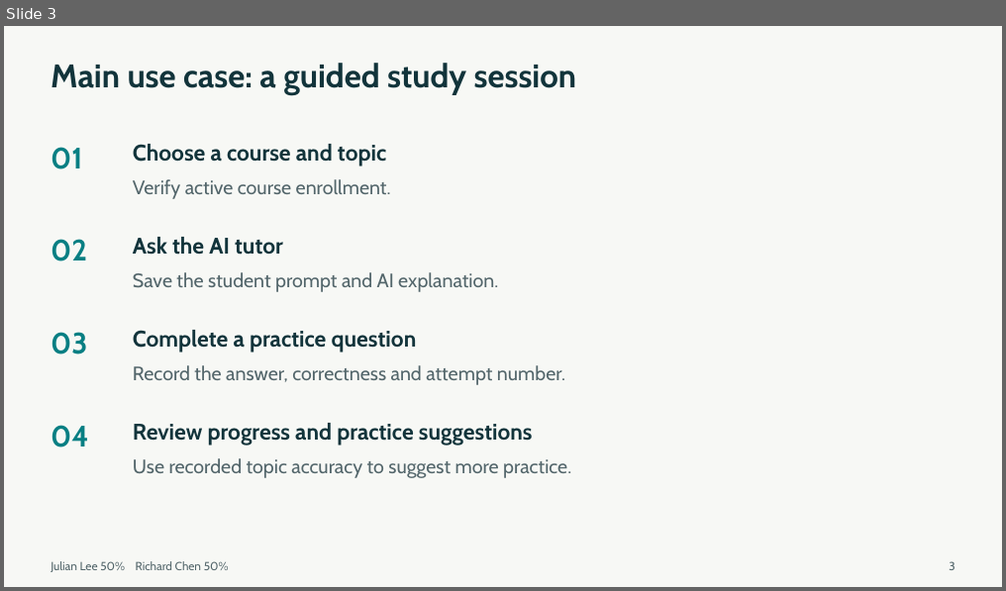
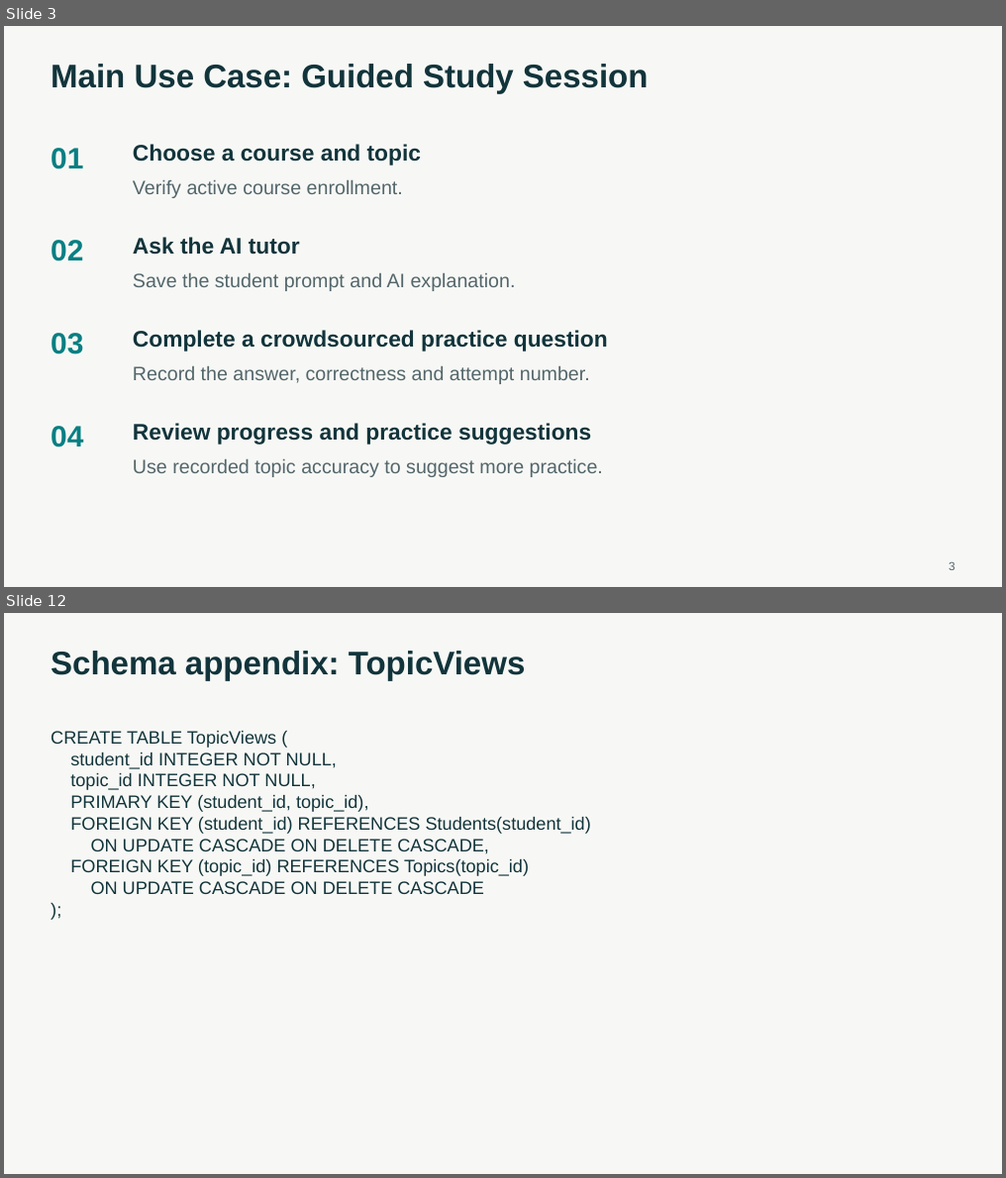
Before and after one commit to BoyManWamen/YouTutor, a slide deck: Checkpoint1-slides.pptx. Shown one above the other, each under a label of ours: slide 3 before the commit, slides 3 and 12 after it; the slides between them are not shown. The pictures are 1006x591 and 1006x1178 pixels, drawn with LibreOffice and Linux fonts; fonts in the diff are those of the drawing. Boxes give left, top, right and bottom in pixels: in the first picture for what was removed or moved away, otherwise in the second. Text is boxed around its words. In the diff, an @@ line names an element or a change of style, - is before the commit and + after.

```diff
--- a/Checkpoint1-slides.pptx
+++ b/Checkpoint1-slides.pptx
@@ slide 12 added at (4, 613, 1002, 1174), background #F7F8F5 @@
@@ text added at (51, 651, 526, 681), 31.5 pt, text #12343B, bold @@
+Schema appendix: TopicViews
@@ text added at (51, 731, 591, 894), 17.2 pt, text #12343B @@
+CREATE TABLE TopicViews (
+student_id INTEGER NOT NULL,
+topic_id INTEGER NOT NULL,
+PRIMARY KEY (student_id, topic_id),
+FOREIGN KEY (student_id) REFERENCES Students(student_id)
+ON UPDATE CASCADE ON DELETE CASCADE,
+FOREIGN KEY (topic_id) REFERENCES Topics(topic_id)
+ON UPDATE CASCADE ON DELETE CASCADE
+);
@@ slide 3 changed as well @@
@@ text at (51, 64, 648, 94): text changed; font Cabin to Arial @@
-Main use case: a guided study session
+Main Use Case: Guided Study Session
@@ text at (133, 330, 608, 352): text changed; font Cabin to Arial @@
-Complete a practice question
+Complete a crowdsourced practice question
@@ font Cabin to Arial in 12 elements at (948, 563, 955, 570), (51, 148, 83, 170), (133, 144, 421, 166), (133, 180, 403, 198), (51, 240, 83, 262), (133, 237, 300, 255), (133, 274, 516, 291), (51, 333, 83, 355), (133, 367, 590, 384), (51, 426, 83, 448), (133, 423, 591, 444), (133, 460, 603, 477) @@
@@ text removed at (51, 562, 229, 572) @@
-Julian Lee 50% Richard Chen 50%
```
Also in this commit, not shown: 2 other slides changed, 12 other slides added, 1 slide removed, 1 other file.
